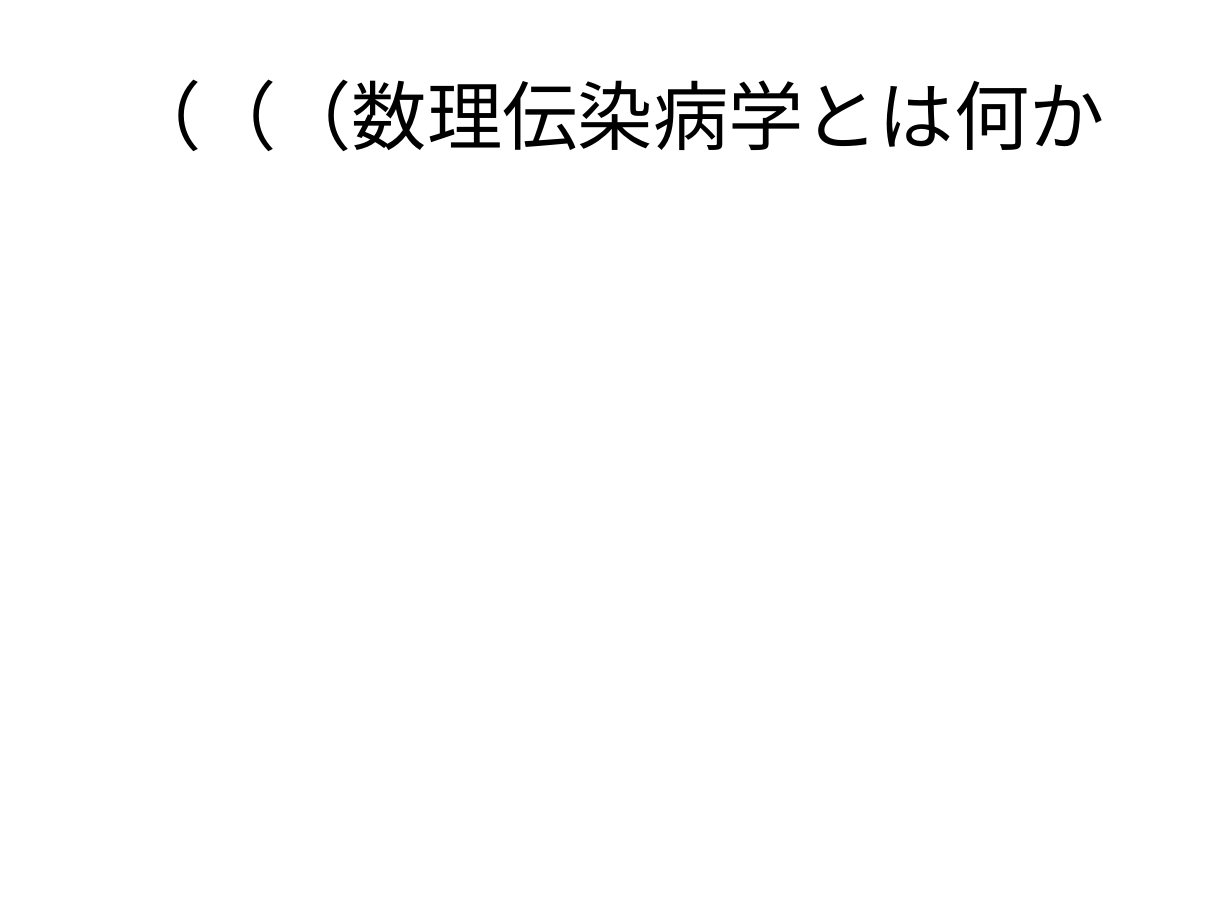
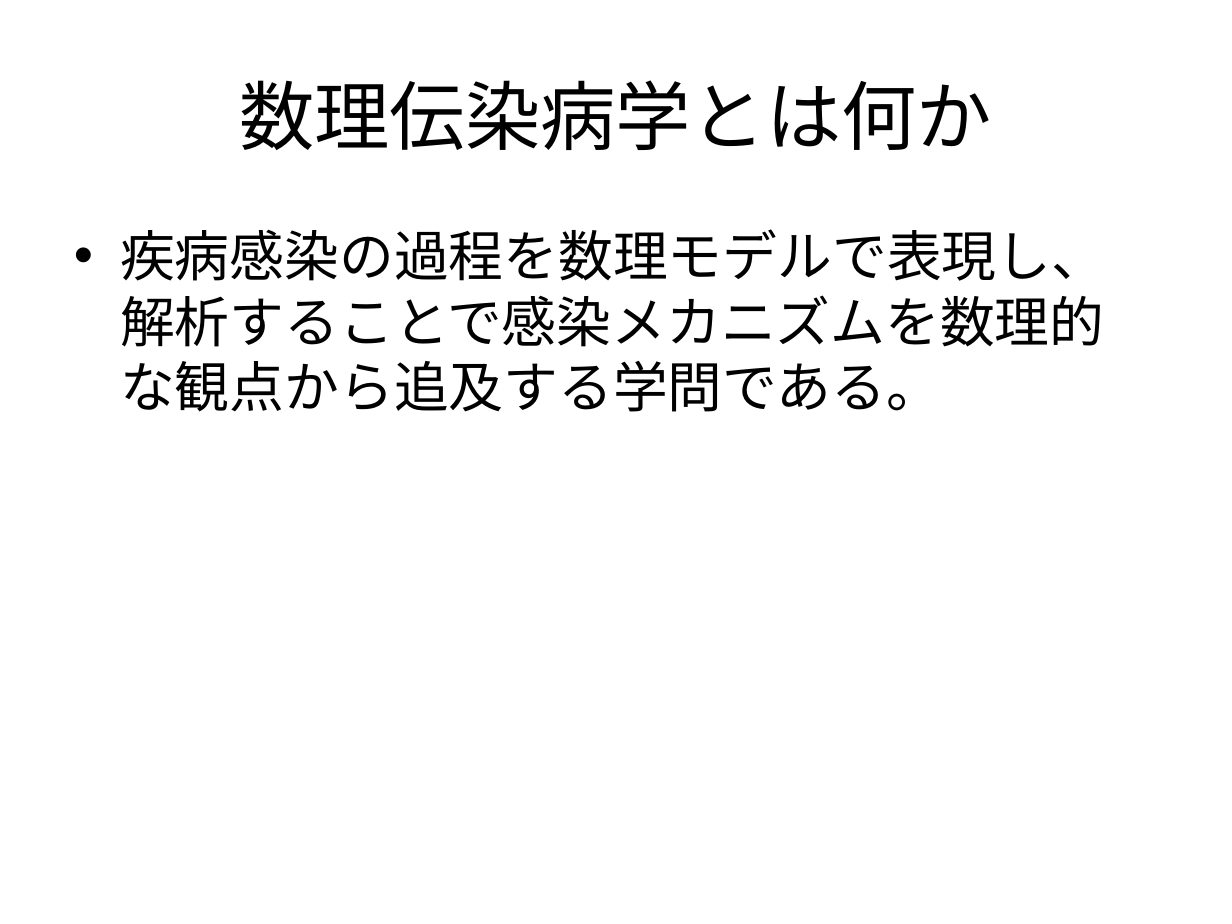
Before and after one commit to nkud/Research-BB, a slide deck: slide 5 of ppt/卒業研究.pptx. Drawn at 1232x924 pixels with LibreOffice and Linux fonts; fonts in the diff are those of the drawing. Boxes give left, top, right and bottom in pixels: in the first picture for what was removed or moved away, otherwise in the second. Text is boxed around its words. In the diff, an @@ line names an element or a change of style, - is before the commit and + after.

```diff
--- a/ppt/卒業研究.pptx
+++ b/ppt/卒業研究.pptx
@@ title at <box>239,80,992,150</box>: text changed @@
-（（（数理伝染病学とは何か
+数理伝染病学とは何か
@@ text added at <box>120,229,1106,412</box>, 32 pt, text #000000 @@
+• 疾病感染の過程を数理モデルで表現し、解析することで感染メカニズムを数理的な観点から追及する学問である。
```
Also in this commit, not shown: 3 other slides changed, 3 slides added.
